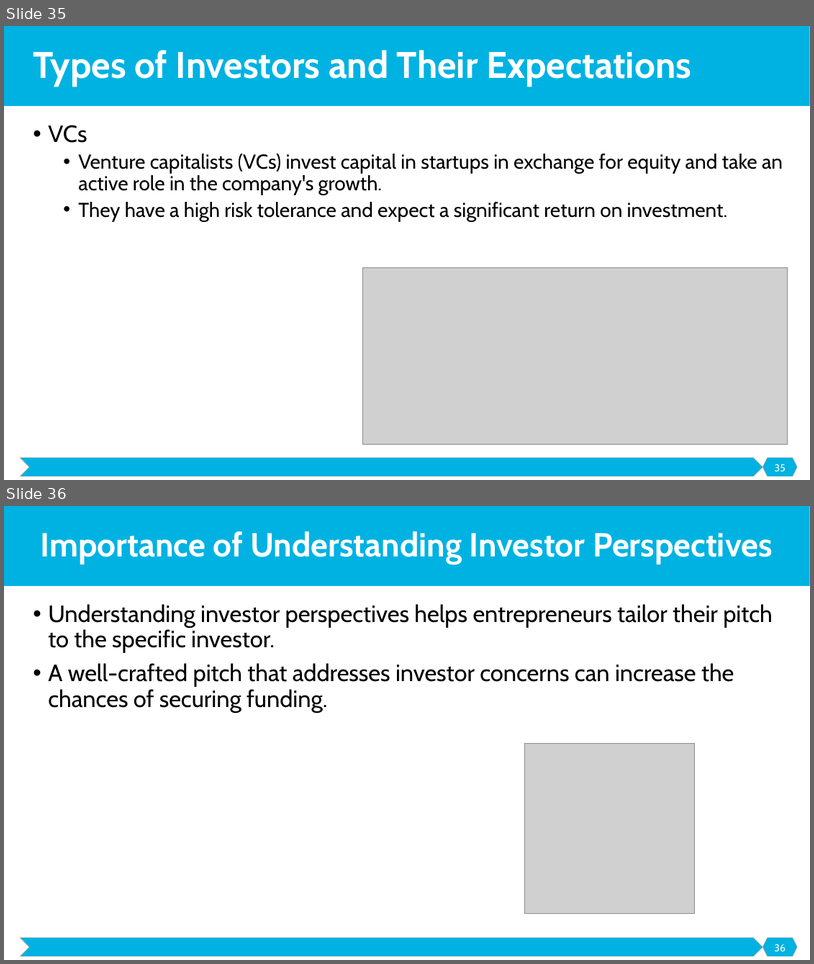
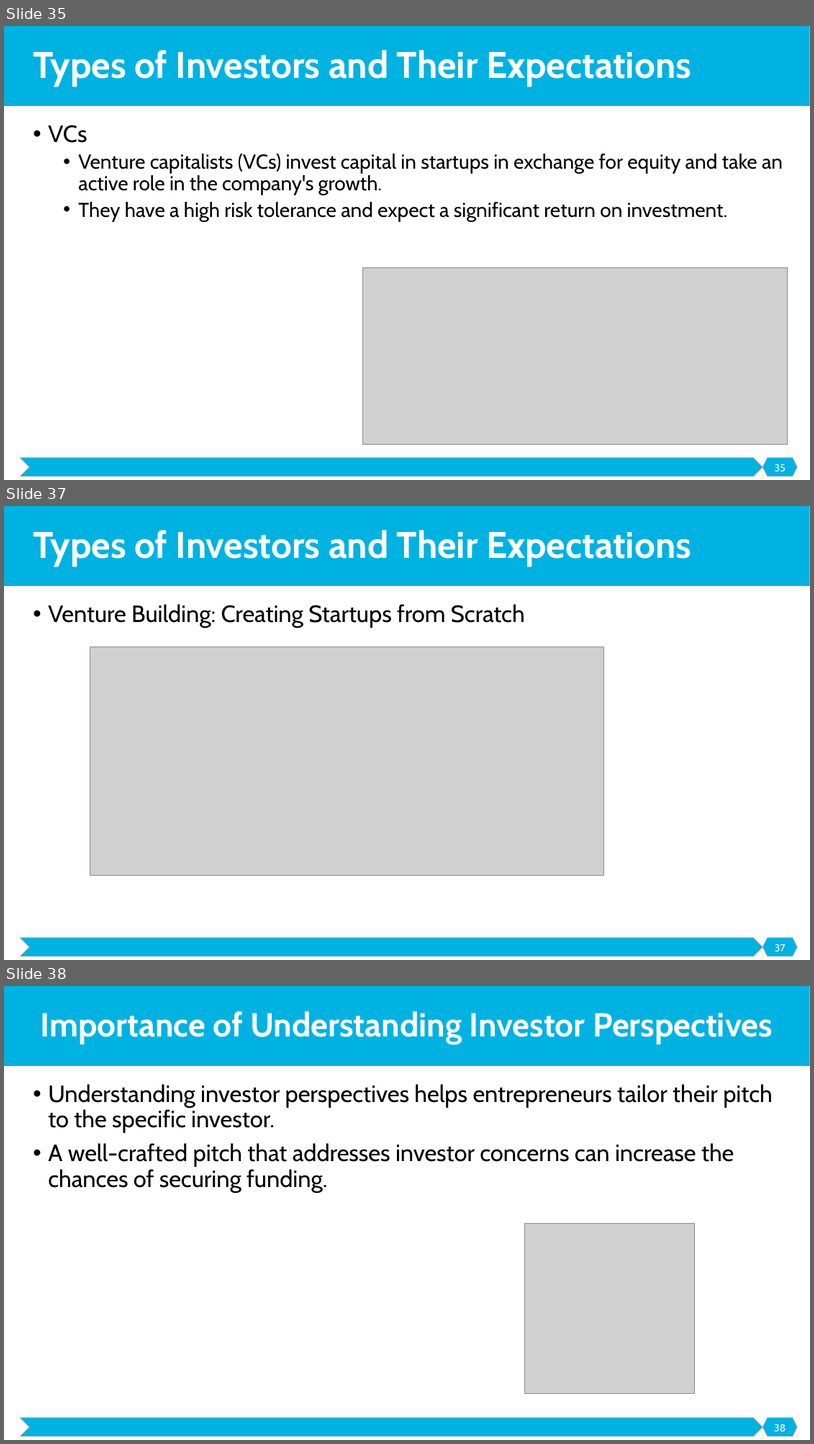
Before and after one commit to malenezi/malenezi, a slide deck: SE495/Lectures/5-Securing Funding/Securing Funding.pptx. Shown one above the other, each under a label of ours: slides 35 and 36 before the commit, slides 35, 37 and 38 after it; the slides between them are not shown. The pictures are 814x964 and 814x1444 pixels, drawn with LibreOffice and Linux fonts; fonts in the diff are those of the drawing; grey boxes stand for pictures. Boxes give left, top, right and bottom in pixels: in the first picture for what was removed or moved away, otherwise in the second. Text is boxed around its words. In the diff, an @@ line names an element or a change of style, - is before the commit and + after.

```diff
--- a/SE495/Lectures/5-Securing Funding/Securing Funding.pptx
+++ b/SE495/Lectures/5-Securing Funding/Securing Funding.pptx
@@ slide 37 added at box(4, 506, 810, 960), background #FFFFFF; not listed: 3 template elements that a slide beside it also shows @@
@@ title added at box(33, 530, 692, 566), 44 pt, text #FFFFFF, bold @@
+Types of Investors and Their Expectations
@@ text added at box(48, 604, 525, 628), 28 pt, text #000000 @@
+• Venture Building: Creating Startups from Scratch
@@ picture added at box(90, 646, 604, 875) @@
@@ page number added at box(775, 944, 786, 951), 12 pt, text #FFFFFF @@
+37
@@ what was slide 36 is now slide 38 @@
@@ page number at box(774, 1424, 786, 1431): text changed @@
-36
+38
```
Also in this commit, not shown: 1 other slide added, 1 other file.
